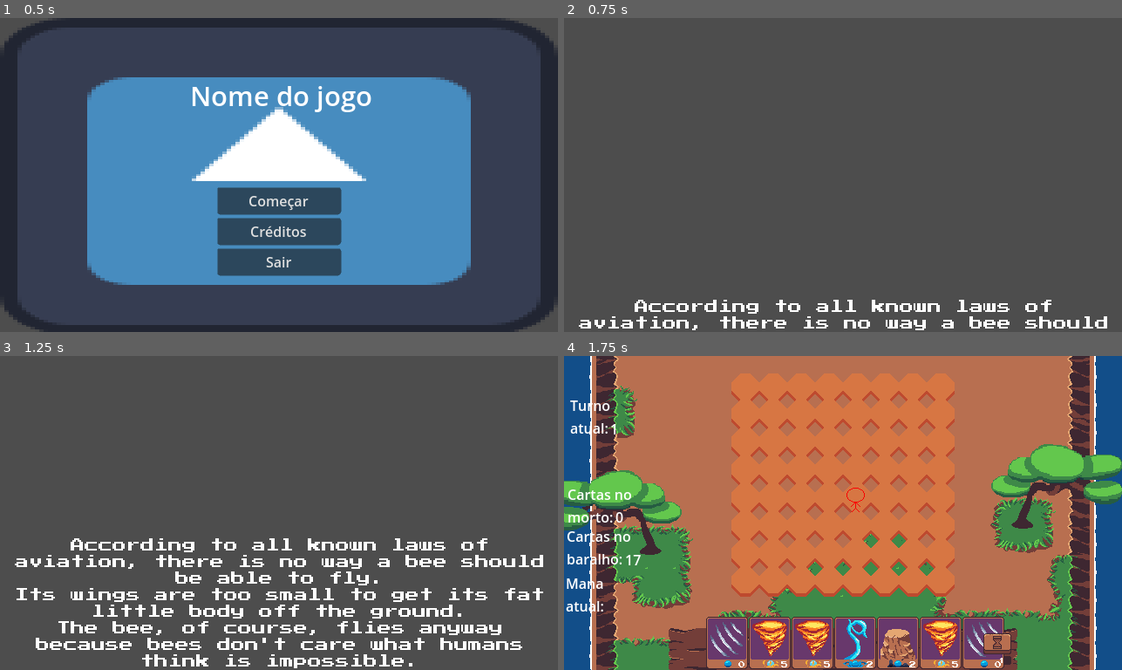
Above: before the commit, frames 1-4 (two rows, left to right).
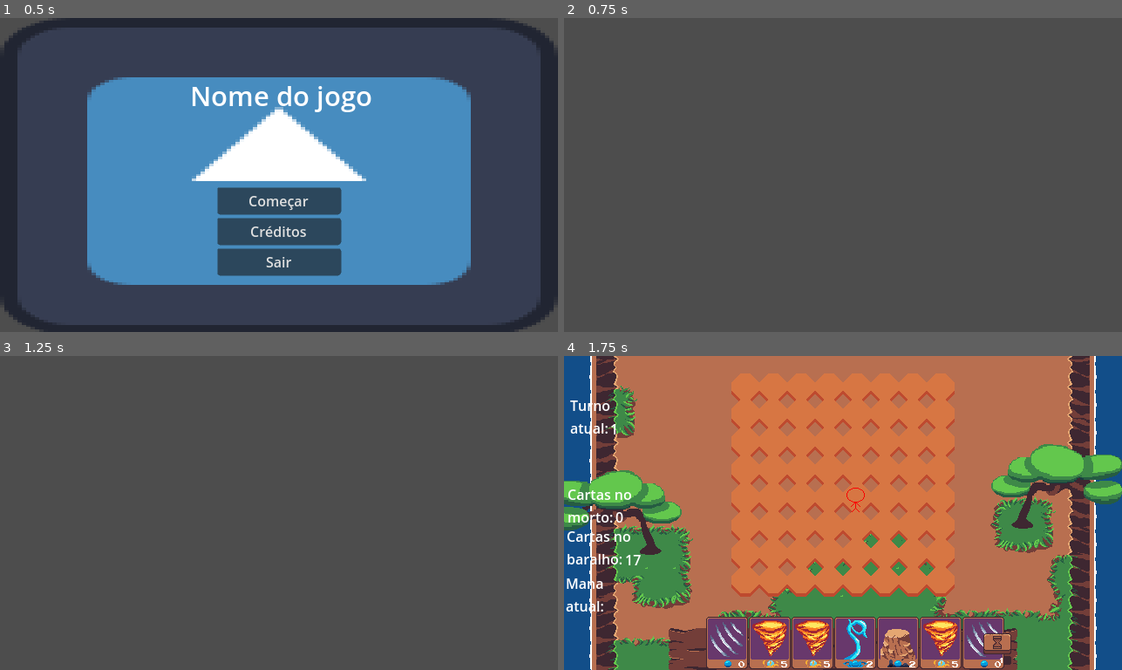
Above: after the commit, the same moments.

Repository: gdp-ufrj/alikia
Game: Godot game, scene res://Scenes/menu.tscn
Two runs of this game, one before a commit and one after it. Both use one fixed random seed, a clock stepped at 60 frames per second and the inputs below. The engine's default icon, where the game draws it, is replaced by a stand-in: a white triangle on a blue panel in a dark square.
Inputs (mouse positions are in pixels of both pictures, inside the frame that each line leads up to):
- Up to frame 1 (0.5 s): no input
- Up to frame 2 (0.75 s): click "Começar" at 0.5 s
- Up to frame 3 (1.25 s): no input
- Up to frame 4 (1.75 s): move the mouse to (965, 497) at 1.27 s; press the mouse at (965, 497) at 1.28 s

Frame 1 is identical in both runs. In frame 2, 2.1% of the frame differs, in the area x 2-98%, y 89-100%; in frame 3, 7.2%, in the area x 2-98%, y 58-100%; in frame 4, nothing differs.

Commit message:
feat: Adiciona texto de roteiro

Diff:
--- a/Scenes/Cutscene/cutscene.tscn
+++ b/Scenes/Cutscene/cutscene.tscn
@@ -5,8 +5,7 @@
 
 [node name="GodotCredits" type="Node2D"]
 script = ExtResource("1_mjv4t")
-timer_delay = 0.075
-empty_lines = 19
+timer_delay = 0.75
 
 [node name="ColorRect" type="ColorRect" parent="."]
 anchors_preset = 15
@@ -23,45 +22,34 @@
 offset_right = 642.0
 offset_bottom = 362.0
 size_flags_horizontal = 3
-text = "According to all known laws of aviation, there is no way a bee should be able to fly.
-Its wings are too small to get its fat little body off the ground.
-The bee, of course, flies anyway because bees don't care what humans think is impossible.
-Yellow, black. Yellow, black. Yellow, black. Yellow, black.
-Ooh, black and yellow!
-Let's shake it up a little.
-Barry! Breakfast is ready!
-Coming!
-Hang on a second.
-Hello?
-Barry?
-Adam?
-Can you believe this is happening?
-I can't.
-I'll pick you up.
-Looking sharp.
-Use the stairs, Your father paid good money for those.
-Sorry. I'm excited.
-Here's the graduate.
-We're very proud of you, son.
-A perfect report card, all B's.
-Very proud.
-Ma! I got a thing going here.
-You got lint on your fuzz.
-Ow! That's me!
-Wave to us! We'll be in row 118,000.
-Bye!
-Barry, I told you, stop flying in the house!
-Hey, Adam.
-Hey, Barry.
-Is that fuzz gel?
-A little. Special day, graduation.
-Never thought I'd make it.
-Three days grade school, three days high school.
-Those were awkward.
-Three days college. I'm glad I took a day and hitchhiked around The Hive.
-You did come back different.
-Hi, Barry. Artie, growing a mustache? Looks good.
-Hear about Frankie?"
+text = "
+
+
+
+
+
+
+
+
+
+
+
+
+
+
+
+
+
+
+A fantástica e escondida floresta de *[nome_da_floresta]* é um lugar mágico que possui fauna e flora únicas. Lá também é o único lugar no qual se encontram os aguarás que possuem olhos brilhantes como a luz do luar.
+
+Quando um time de mineradores à procura de materiais valiosos encontrou o local de *[nome_da_floresta]*, perceberam que poderiam ganhar rios de dinheiro com os cristais diferentes da floresta, mas ganhariam o triplo com os olhos brilhantes dos aguarás. Sabendo que ficariam ricos com tudo isso, eles chegam com todos os recursos possíveis para adentrar e extrair tudo que aparecesse à sua frente.
+
+O que os mineradores não sabiam é que a beleza e preciosidade da floresta ia muito além de sua superfície; sua magia se faz presente principalmente nas relações e conexões com os seres existentes ali… Sendo assim, a entidade espiritual de *[nome_da_floresta]* deu poderes e apoio para que uma mãe, da espécie aguarás*,* pudesse lutar e defender seu lar e seus filhotes, de qualquer um que quisesse destruir ou invadir esse espaço.
+
+Todavia, até mesmo nossa querida Alikia, não estava ciente desse fator tão poderoso. Mas, quando ela se viu encurralada com seus filhotes por estes mineradores, o instinto materno conectado com a essência da entidade ativou esses poderes mágicos, afastando eles momentaneamente dali.
+
+ Mais tarde, ela perceberia que essa batalha estava só começando e eles trariam armas mais potentes para encarar a magia da floresta. Sem tempo para entender o que estava acontecendo consigo mesma, Alikia seguiu seu instinto, escondeu seus filhotes, deu-lhes um abraço forte e partiu para encarar esse perigo iminente..."
 label_settings = ExtResource("2_1wkf6")
 horizontal_alignment = 1
 autowrap_mode = 3
--- a/Scripts/Cutscene/cutscene.gd
+++ b/Scripts/Cutscene/cutscene.gd
@@ -2,13 +2,12 @@
 
 @onready var label := $CreditsContainer/Label
 @export var timer_delay : float
-@export var empty_lines : int
 var lines_skipped = 0
 var timer : Timer = null
 var total_lines : int = 0
 
 func _ready():
-	total_lines = label.get_line_count() + empty_lines
+	total_lines = label.get_line_count()
 	timer = Timer.new()
 	add_child(timer)
 
@@ -16,9 +15,6 @@
 	timer.set_wait_time(timer_delay)
 	timer.set_one_shot(false)
 	timer.start()
-
-	for i in range(empty_lines):
-		label.text = '\n' + label.text
 
 func _input(event):
 	if event.is_action_pressed("MouseClick") == false:
Not shown: 1 places in Scenes/deck_system.tscn that only renumber resources
